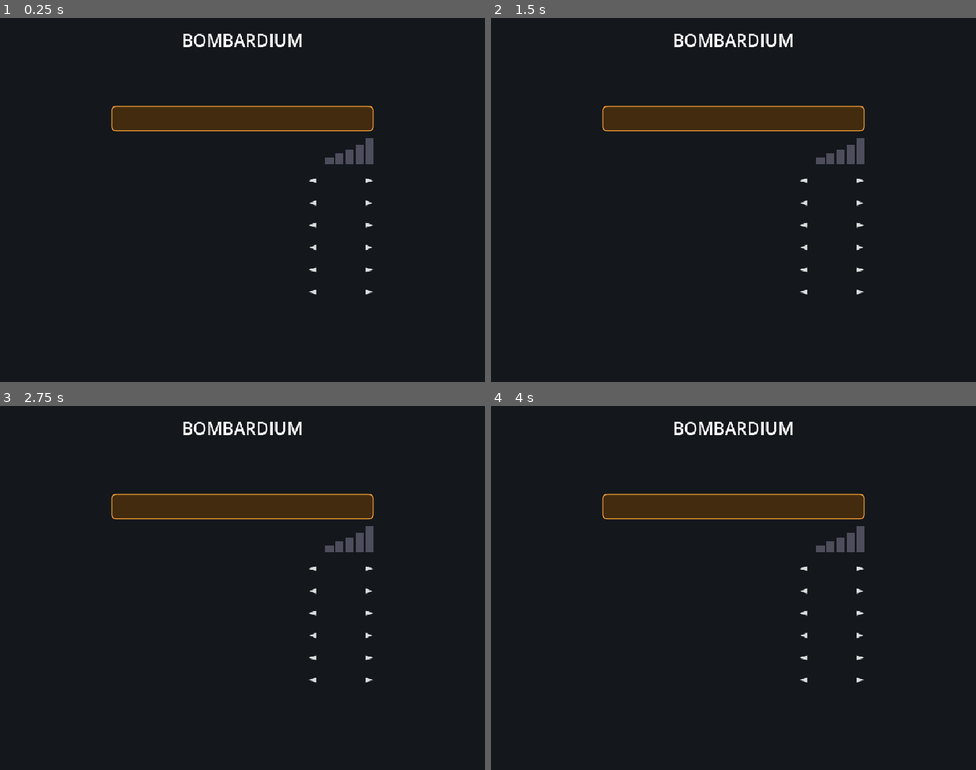
Above: before the commit, frames 1-4 (two rows, left to right).
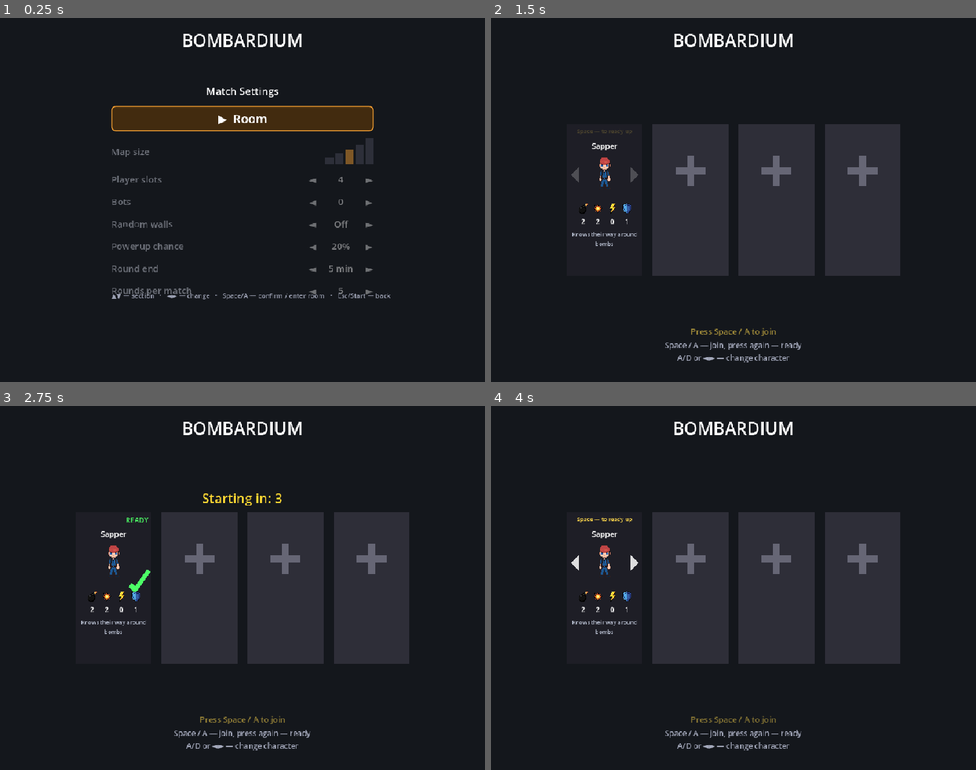
Above: after the commit, the same moments.

Repository: LikSaint/bombardium
Game: Godot game, scene res://scenes/Lobby.tscn
Same seed, same stepped clock (60 frames per second), same inputs: the game is played once before the commit and once after it. This scene is started directly instead of the project's main scene.
Inputs (mouse positions are in pixels of both pictures, inside the frame that each line leads up to):
- Up to frame 1 (0.25 s): no input
- Up to frame 2 (1.5 s): tap Enter at 0.5 s; move the mouse to (840, 181) at 0.52 s; hold D 0.53-1.25 s; tap E at 0.6 s; click (840, 181) at 0.67 s; tap Space at 0.77, 1.25 s; drag from (636, 218) to (709, 272) at 1.27 s
- Up to frame 3 (2.75 s): tap Space at 2 s; move the mouse to (291, 507) at 2.02 s; hold D from 2.03 s (still down); tap E at 2.1 s
- Up to frame 4 (4 s): release D at 2.75 s; tap Space at 2.75, 3.5, 3.77 s; drag from (709, 660) to (588, 533) at 2.77 s; move the mouse to (879, 642) at 3.52 s; hold A from 3.53 s (still down); tap E at 3.6 s

The runs differ from the first frame. In frame 1, 1.8% of the frame differs, in the area x 23-81%, y 19-78%; in frame 2, 24%; in frame 3, 24%; in frame 4, 24%, in the area x 16-85%, y 24-95%.
Error before the commit: Parse Error: Cannot infer the type of "sd_label" variable because the value doesn't have a set type. (res://scripts/Lobby.gd:97)

Commit message:
Fix type inference error - explicitly declare variable types
- Change 'var sd_label := ...' to 'var sd_label: String = ...'
- Change 'var sd_suffix := ...' to 'var sd_suffix: String = ...'
- Fixes GDScript type inference error

Co-Authored-By: Claude Haiku 4.5 <noreply@anthropic.com>

Diff:
--- a/scripts/Lobby.gd
+++ b/scripts/Lobby.gd
@@ -94,11 +94,11 @@
 	$SettingsPanel/Rows/PowerupChanceRow/Label.text = Loc.t("SETTINGS_POWERUP_CHANCE")
 	$SettingsPanel/Rows/PowerupChanceRow/Value.text = "%d%%" % Consts.powerup_chance_percent
 	$SettingsPanel/Rows/SuddenDeathRow/Label.text = Loc.t("SETTINGS_SUDDEN_DEATH")
-	var sd_label := Consts.SUDDEN_DEATH_LABELS[Consts.sudden_death_index]
+	var sd_label: String = Consts.SUDDEN_DEATH_LABELS[Consts.sudden_death_index]
 	if sd_label == "OFF":
 		$SettingsPanel/Rows/SuddenDeathRow/Value.text = sd_label
 	else:
-		var sd_suffix := " мин" if Loc.lang == "ru" else " min"
+		var sd_suffix: String = " мин" if Loc.lang == "ru" else " min"
 		$SettingsPanel/Rows/SuddenDeathRow/Value.text = sd_label + sd_suffix
 	$SettingsPanel/Rows/RoundsRow/Label.text = Loc.t("SETTINGS_ROUNDS")
 	$SettingsPanel/Rows/RoundsRow/Value.text = str(Consts.rounds_per_match())
